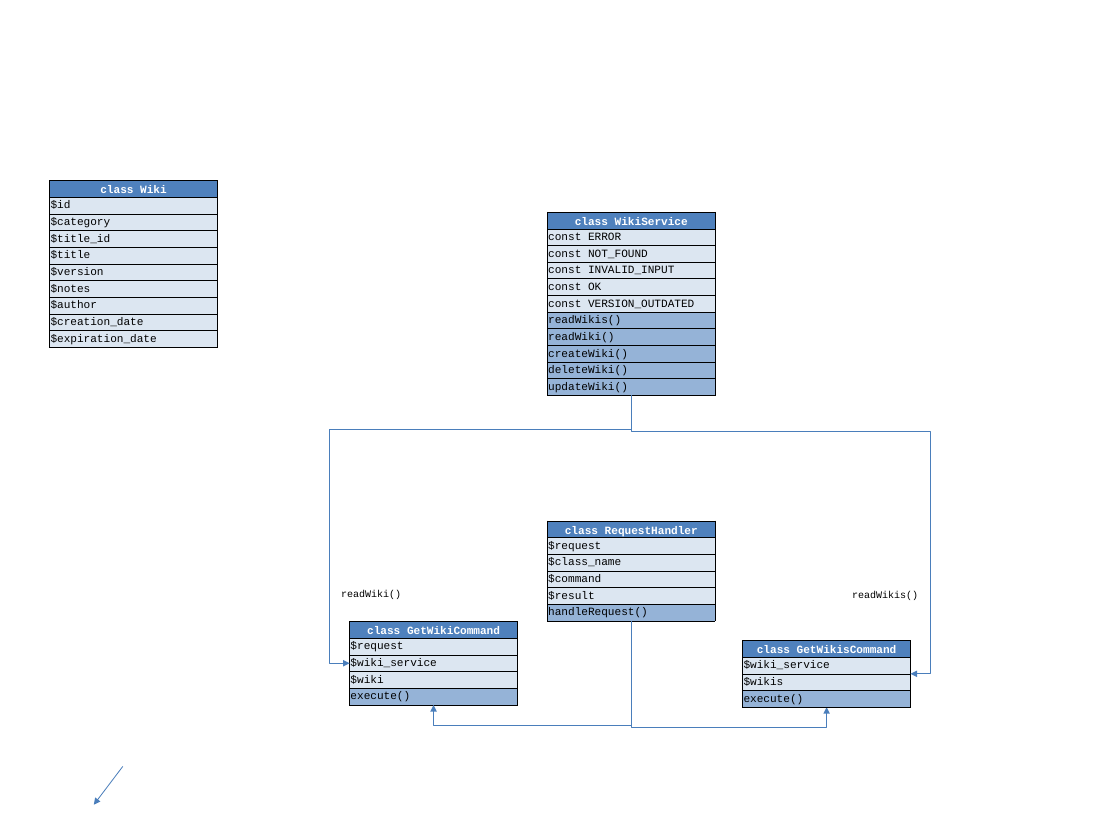
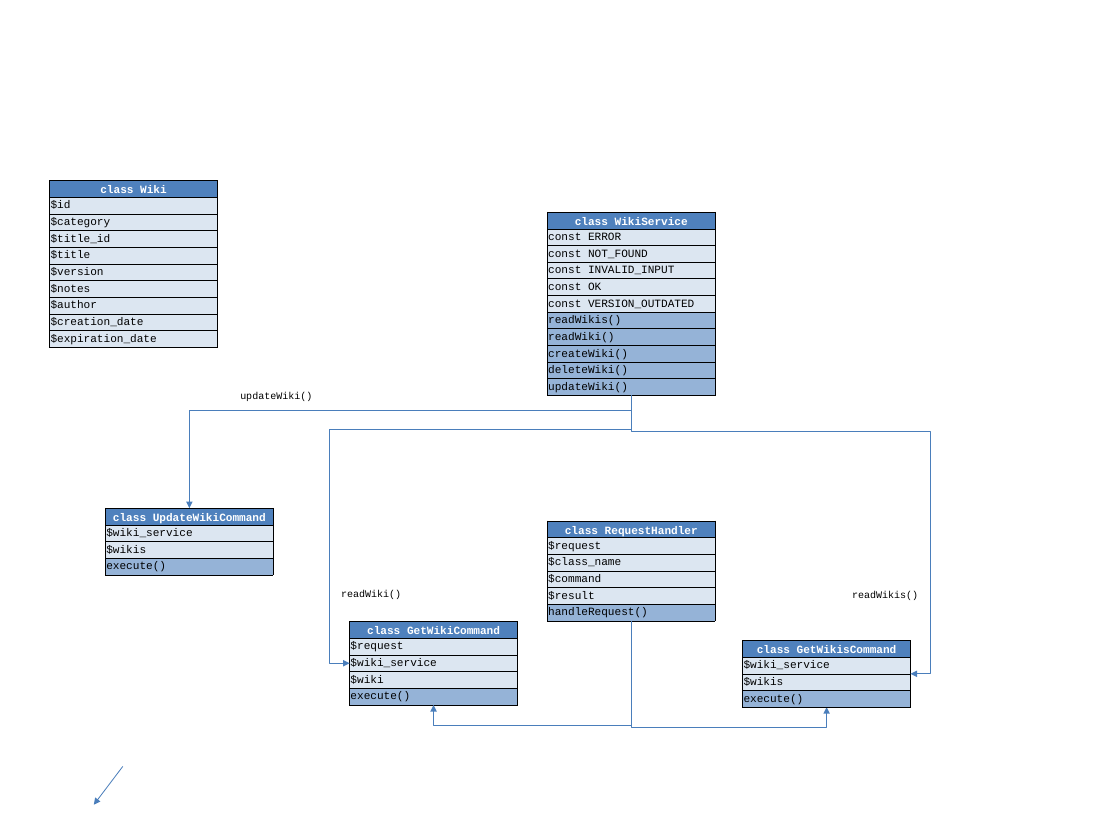
Before and after one commit to cgn50968/rfh_web_dev_project, a slide deck: slide 2 of DOCS/Projektarbeit-2014-03-21.pptx. Drawn at 1120x840 pixels with LibreOffice and Linux fonts; fonts in the diff are those of the drawing. Boxes give left, top, right and bottom in pixels: in the first picture for what was removed or moved away, otherwise in the second. Text is boxed around its words. In the diff, an @@ line names an element or a change of style, - is before the commit and + after.

```diff
--- a/DOCS/Projektarbeit-2014-03-21.pptx
+++ b/DOCS/Projektarbeit-2014-03-21.pptx
@@ elbow arrow added from (631, 395) to (190, 508), #4B7EBC 0.75 pt @@
@@ text added at <box>240,392,312,401</box>, 9 pt, text #000000 @@
+updateWiki()
@@ table added at <box>106,508,274,576</box>, 4 rows, 1 columns @@
+class UpdateWikiCommand
+$wiki_service
+$wikis
+execute()
```
Also in this commit, not shown: 2 other files.
